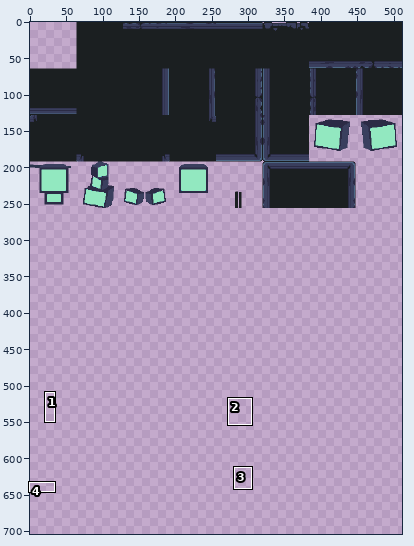
Sprite sheet -- GameJam Arte/Assets/-------PROJECT-------/Graphics/Tilemap.png. Above: a wide view before the commit, with the close-up outlined.
Close-up. Earlier state:
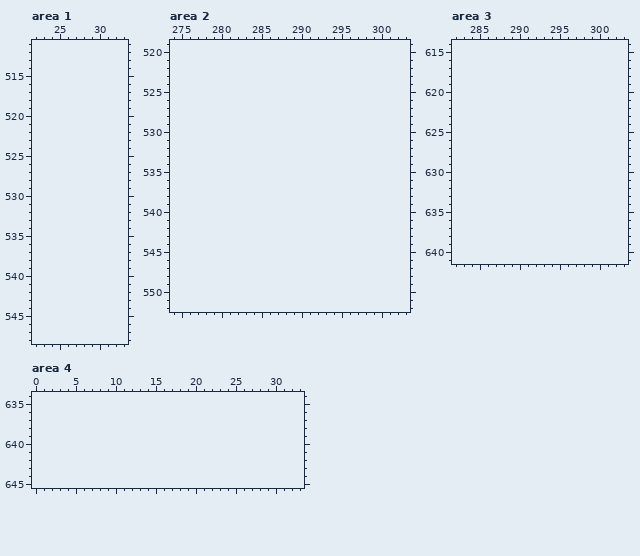
The file is 512x256 pixels. Shown: area 1: x 22..33, y 511..548; area 2: x 274..303, y 519..552; area 3: x 282..303, y 614..641; area 4: x 0..33, y 634..645. The old version is drawn lined up with the new one, on the new canvas. The commit also changed other parts of the picture, which this record leaves out.
New version:
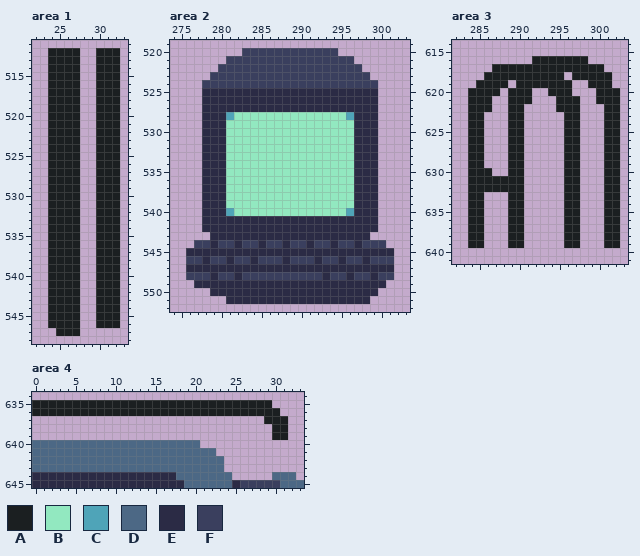
Palette (. is transparent): A #1b1f21  B #92e8c0  C #4fa4b8  D #4c6885  E #2b2b45  F #3a3f5e
The edit:
canvas 512x256 -> 512x704
--- area 1
@@ x 22..33 @@
 511 ............
-512 ............
-513 ............
-514 ............
-515 ............
-516 ............
-517 ............
-518 ............
-519 ............
-520 ............
-521 ............
-522 ............
-523 ............
-524 ............
-525 ............
-526 ............
-527 ............
-528 ............
-529 ............
-530 ............
-531 ............
-532 ............
-533 ............
-534 ............
-535 ............
-536 ............
-537 ............
-538 ............
-539 ............
-540 ............
-541 ............
-542 ............
-543 ............
-544 ............
-545 ............
-546 ............
-547 ............
+512 ..AAAA..AAA.
+513 ..AAAA..AAA.
+514 ..AAAA..AAA.
+515 ..AAAA..AAA.
+516 ..AAAA..AAA.
+517 ..AAAA..AAA.
+518 ..AAAA..AAA.
+519 ..AAAA..AAA.
+520 ..AAAA..AAA.
+521 ..AAAA..AAA.
+522 ..AAAA..AAA.
+523 ..AAAA..AAA.
+524 ..AAAA..AAA.
+525 ..AAAA..AAA.
+526 ..AAAA..AAA.
+527 ..AAAA..AAA.
+528 ..AAAA..AAA.
+529 ..AAAA..AAA.
+530 ..AAAA..AAA.
+531 ..AAAA..AAA.
+532 ..AAAA..AAA.
+533 ..AAAA..AAA.
+534 ..AAAA..AAA.
+535 ..AAAA..AAA.
+536 ..AAAA..AAA.
+537 ..AAAA..AAA.
+538 ..AAAA..AAA.
+539 ..AAAA..AAA.
+540 ..AAAA..AAA.
+541 ..AAAA..AAA.
+542 ..AAAA..AAA.
+543 ..AAAA..AAA.
+544 ..AAAA..AAA.
+545 ..AAAA..AAA.
+546 ..AAAA..AAA.
+547 ...AAA......
 548 ............
--- area 2
@@ x 274..303 @@
 519 ..............................
-520 ..............................
-521 ..............................
-522 ..............................
-523 ..............................
-524 ..............................
-525 ..............................
-526 ..............................
-527 ..............................
-528 ..............................
-529 ..............................
-530 ..............................
-531 ..............................
-532 ..............................
-533 ..............................
-534 ..............................
-535 ..............................
-536 ..............................
-537 ..............................
-538 ..............................
-539 ..............................
-540 ..............................
-541 ..............................
-542 ..............................
-543 ..............................
-544 ..............................
-545 ..............................
-546 ..............................
-547 ..............................
-548 ..............................
-549 ..............................
-550 ..............................
-551 ..............................
+520 .........FFFFFFFFFFFF.........
+521 .......FFFFFFFFFFFFFFFF.......
+522 ......FFFFFFFFFFFFFFFFFF......
+523 .....FFFFFFFFFFFFFFFFFFFF.....
+524 ....FFFFFFFFFFFFFFFFFFFFFF....
+525 ....EEEEEEEEEEEEEEEEEEEEEE....
+526 ....EEEEEEEEEEEEEEEEEEEEEE....
+527 ....EEEEEEEEEEEEEEEEEEEEEE....
+528 ....EEECBBBBBBBBBBBBBBCEEE....
+529 ....EEEBBBBBBBBBBBBBBBBEEE....
+530 ....EEEBBBBBBBBBBBBBBBBEEE....
+531 ....EEEBBBBBBBBBBBBBBBBEEE....
+532 ....EEEBBBBBBBBBBBBBBBBEEE....
+533 ....EEEBBBBBBBBBBBBBBBBEEE....
+534 ....EEEBBBBBBBBBBBBBBBBEEE....
+535 ....EEEBBBBBBBBBBBBBBBBEEE....
+536 ....EEEBBBBBBBBBBBBBBBBEEE....
+537 ....EEEBBBBBBBBBBBBBBBBEEE....
+538 ....EEEBBBBBBBBBBBBBBBBEEE....
+539 ....EEEBBBBBBBBBBBBBBBBEEE....
+540 ....EEECBBBBBBBBBBBBBBCEEE....
+541 ....EEEEEEEEEEEEEEEEEEEEEE....
+542 ....EEEEEEEEEEEEEEEEEEEEEE....
+543 .....EEEEEEEEEEEEEEEEEEEE.....
+544 ...FFEFFEFFEFFEFFEFFEFFEFFF...
+545 ..EEEEEEEEEEEEEEEEEEEEEEEEEE..
+546 ..FFEFFEFFEFFFEFFFEFFEFFEFFF..
+547 ..EEEEEEEEEEEEEEEEEEEEEEEEEE..
+548 ..FFFEFFEFFFFFFFFFFEFFEFFEFF..
+549 ...EEEEEEEEEEEEEEEEEEEEEEEE...
+550 .....EEEEEEEEEEEEEEEEEEEEE....
+551 .......EEEEEEEEEEEEEEEEEE.....
 552 ..............................
--- area 3
@@ x 282..303 @@
 615 ......................
-616 ......................
-617 ......................
-618 ......................
-619 ......................
-620 ......................
-621 ......................
-622 ......................
-623 ......................
-624 ......................
-625 ......................
-626 ......................
-627 ......................
-628 ......................
-629 ......................
-630 ......................
-631 ......................
-632 ......................
-633 ......................
-634 ......................
-635 ......................
-636 ......................
-637 ......................
-638 ......................
-639 ......................
+616 ..........AAAAAAA.....
+617 .....AAAAAAAAAAAAAA...
+618 ....AAAAAAAAAA.AAAAA..
+619 ...AAAA.AAAAAAA..AAA..
+620 ..AAAA.AAA..AAA...AAA.
+621 ..AAA..AAA...AAA..AAA.
+622 ..AAA..AA....AAA...AA.
+623 ..AA...AA.....AA...AA.
+624 ..AA...AA.....AA...AA.
+625 ..AA...AA.....AA...AA.
+626 ..AA...AA.....AA...AA.
+627 ..AA...AA.....AA...AA.
+628 ..AA...AA.....AA...AA.
+629 ..AA...AA.....AA...AA.
+630 ..AAA..AA.....AA...AA.
+631 ..AAAAAAA.....AA...AA.
+632 ..AAAAAAA.....AA...AA.
+633 ..AA...AA.....AA...AA.
+634 ..AA...AA.....AA...AA.
+635 ..AA...AA.....AA...AA.
+636 ..AA...AA.....AA...AA.
+637 ..AA...AA.....AA...AA.
+638 ..AA...AA.....AA...AA.
+639 ..AA...AA.....AA...AA.
 640 ......................
--- area 4
@@ x 0..33 @@
 634 ..................................
-635 ..................................
-636 ..................................
-637 ..................................
-638 ..................................
-639 ..................................
-640 ..................................
-641 ..................................
-642 ..................................
-643 ..................................
-644 ..................................
-645 ..................................
+635 AAAAAAAAAAAAAAAAAAAAAAAAAAAAAA....
+636 AAAAAAAAAAAAAAAAAAAAAAAAAAAAAAA...
+637 .............................AAA..
+638 ..............................AA..
+639 ..............................AA..
+640 DDDDDDDDDDDDDDDDDDDDD.............
+641 DDDDDDDDDDDDDDDDDDDDDDD...........
+642 DDDDDDDDDDDDDDDDDDDDDDDD..........
+643 DDDDDDDDDDDDDDDDDDDDDDDD..........
+644 EEEEEEEEEEEEEEEEEEDDDDDDD.....DDD.
+645 EEEEEEEEEEEEEEEEEEEDDDDDDEFFFFFDDD
